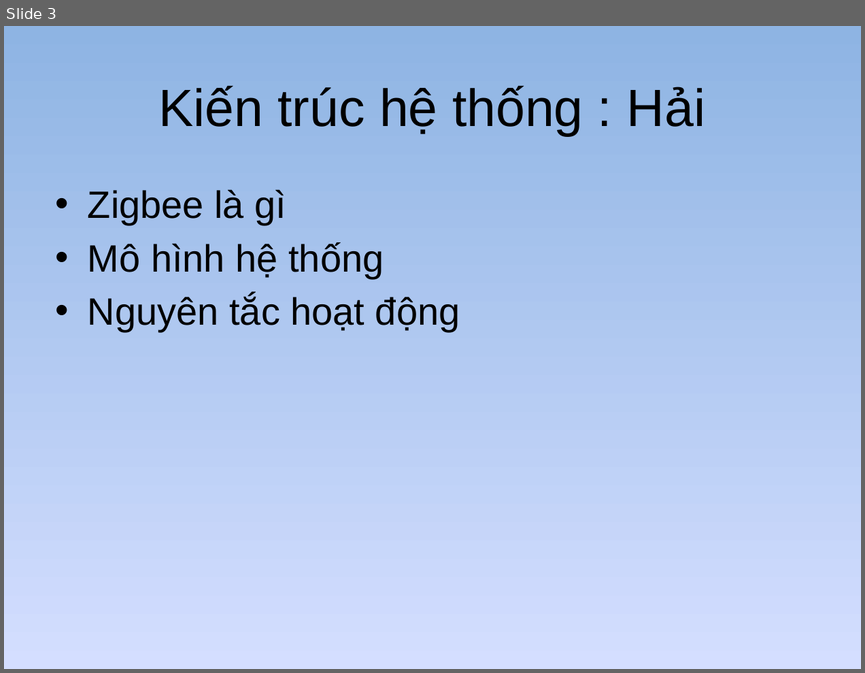
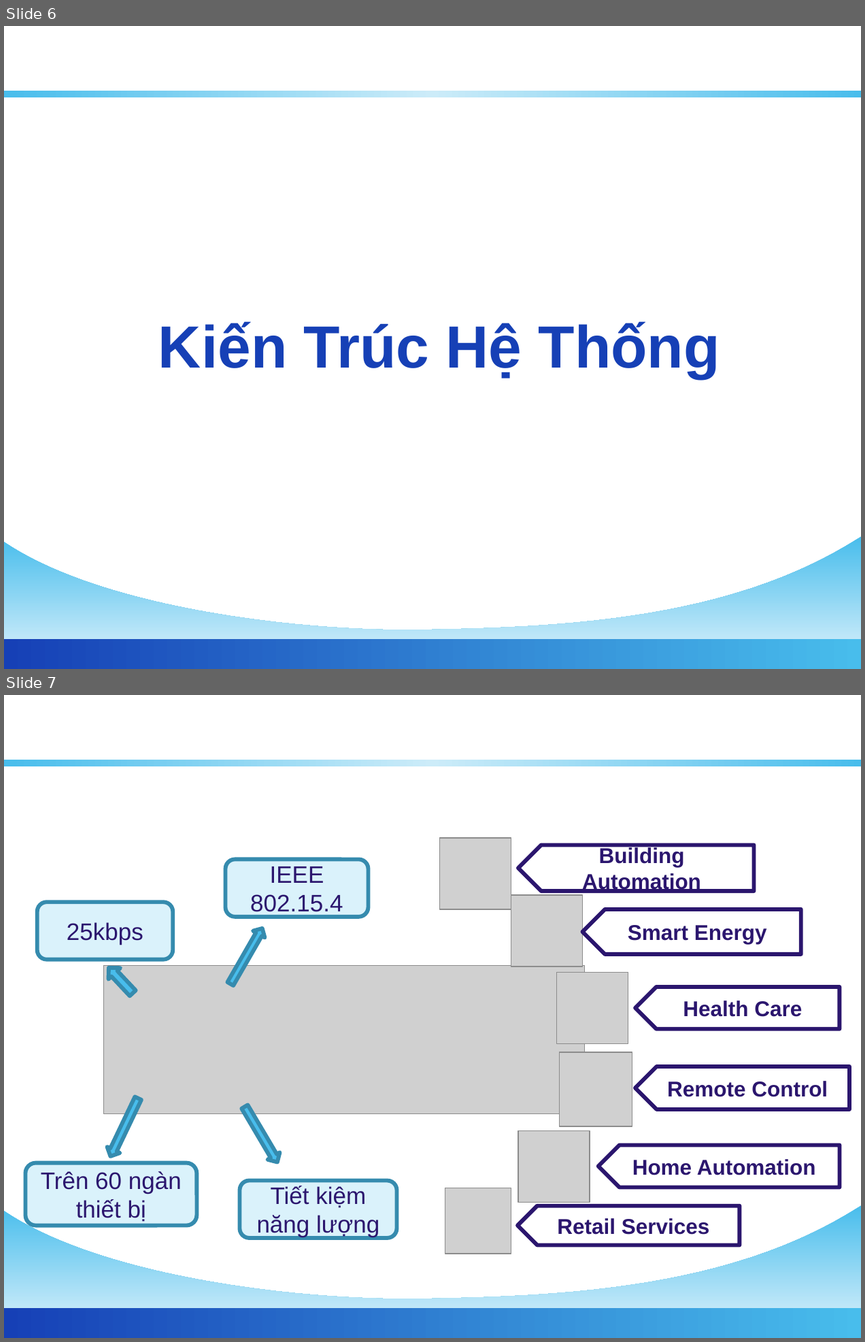
Before and after one commit to golf2109/zigbee-in-supermaket, a slide deck: docs/Report/Queue-Busting.pptx. Shown one above the other, each under a label of ours: slide 3 before the commit, slides 6 and 7 after it. The pictures are 865x673 and 865x1342 pixels, drawn with LibreOffice and Linux fonts; fonts in the diff are those of the drawing; grey boxes stand for pictures; background and template pictures are left out. Boxes give left, top, right and bottom in pixels: in the first picture for what was removed or moved away, otherwise in the second. Text is boxed around its words. In the diff, an @@ line names an element or a change of style, - is before the commit and + after.

```diff
--- a/docs/Report/Queue-Busting.pptx
+++ b/docs/Report/Queue-Busting.pptx
@@ slide 7 added at (x1=4, y1=695, x2=861, y2=1338), background #FFFFFF; not listed: 3 template elements that a slide beside it also shows @@
@@ title added at (x1=4, y1=695, x2=861, y2=762), 40 pt, text #FFFFFF, bold @@
+ZigBee Là Gì?
@@ rounded rectangle added at (x1=225, y1=860, x2=368, y2=917), fill #DAF2FB, outline #358CAF 3.35 pt, 20 pt, text #2B166E @@
+IEEE 802.15.4
@@ rounded rectangle added at (x1=37, y1=902, x2=173, y2=960), fill #DAF2FB, outline #358CAF 3.35 pt, 20 pt, text #2B166E @@
+25kbps
@@ right arrow added at (x1=224, y1=925, x2=268, y2=987), fill #48BDEC, outline #358CAF 3.35 pt @@
@@ right arrow added at (x1=103, y1=962, x2=139, y2=998), fill #48BDEC, outline #358CAF 3.35 pt @@
@@ picture added at (x1=104, y1=966, x2=585, y2=1114) @@
@@ right arrow added at (x1=104, y1=1095, x2=145, y2=1159), fill #48BDEC, outline #358CAF 3.35 pt @@
@@ right arrow added at (x1=238, y1=1103, x2=283, y2=1166), fill #48BDEC, outline #358CAF 3.35 pt @@
@@ rounded rectangle added at (x1=26, y1=1163, x2=197, y2=1225), fill #DAF2FB, outline #358CAF 3.35 pt, 20 pt, text #2B166E @@
+Trên 60 ngàn thiết bị
@@ group added at (x1=439, y1=838, x2=850, y2=1254): 6 pictures, 6 pentagon arrows @@
+Remote Control
+Smart Energy
+Health Care
+Building Automation
+Retail Services
+Home Automation
@@ rounded rectangle added at (x1=239, y1=1180, x2=396, y2=1238), fill #DAF2FB, outline #358CAF 3.35 pt, 20 pt, text #2B166E @@
+Tiết kiệm năng lượng
@@ what was slide 3 is now slide 6 @@
@@ slide 6 changed as well @@
@@ background gradient #8EB4E3 to #D4DEFF to #96AB94 to #FFFFFF @@
@@ rectangle added at (x1=4, y1=91, x2=861, y2=98), fill gradient #48BDEC to #E0EFFA @@
@@ text removed at (x1=88, y1=189, x2=460, y2=332) @@
-• Zigbee là gì
-• Mô hình hệ thống
-• Nguyên tắc hoạt động
@@ title at (x1=158, y1=321, x2=720, y2=378): text changed; size 44 to 50 pt; text colour #000000 to #1640B6; bold on @@
-Kiến trúc hệ thống : Hải
+Kiến Trúc Hệ Thống
@@ freeform shape added at (x1=4, y1=536, x2=861, y2=669), fill gradient #48BDEC to #EEF6FC @@
@@ rectangle added at (x1=4, y1=639, x2=861, y2=669), fill gradient #1640B6 to #48BDEC @@
```
Also in this commit, not shown: 18 other slides changed, 15 other slides added, 18 slides removed.
